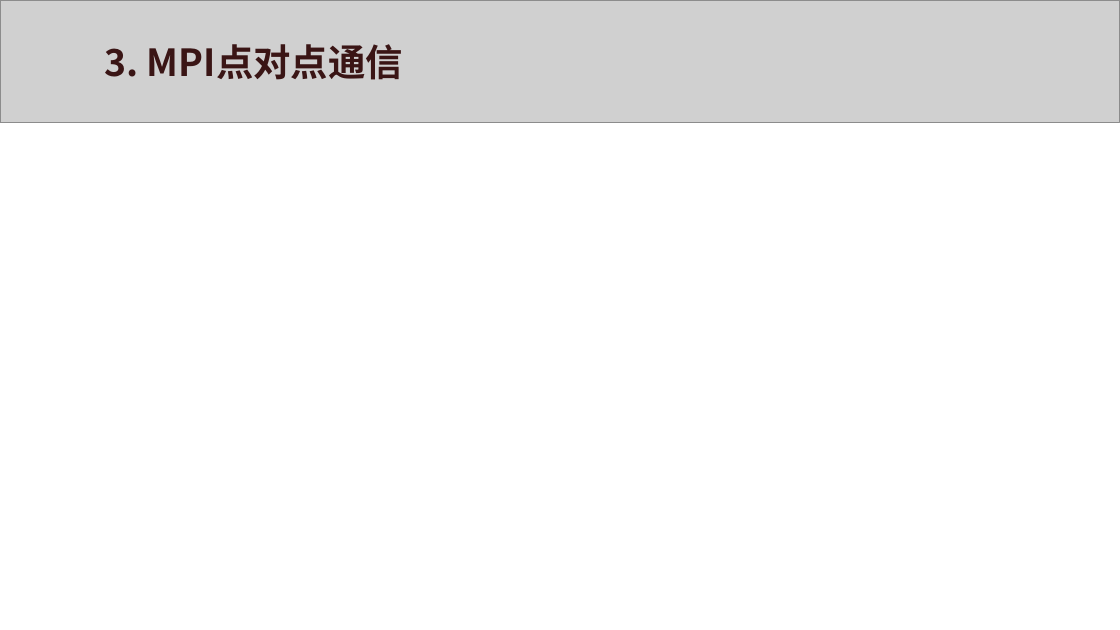
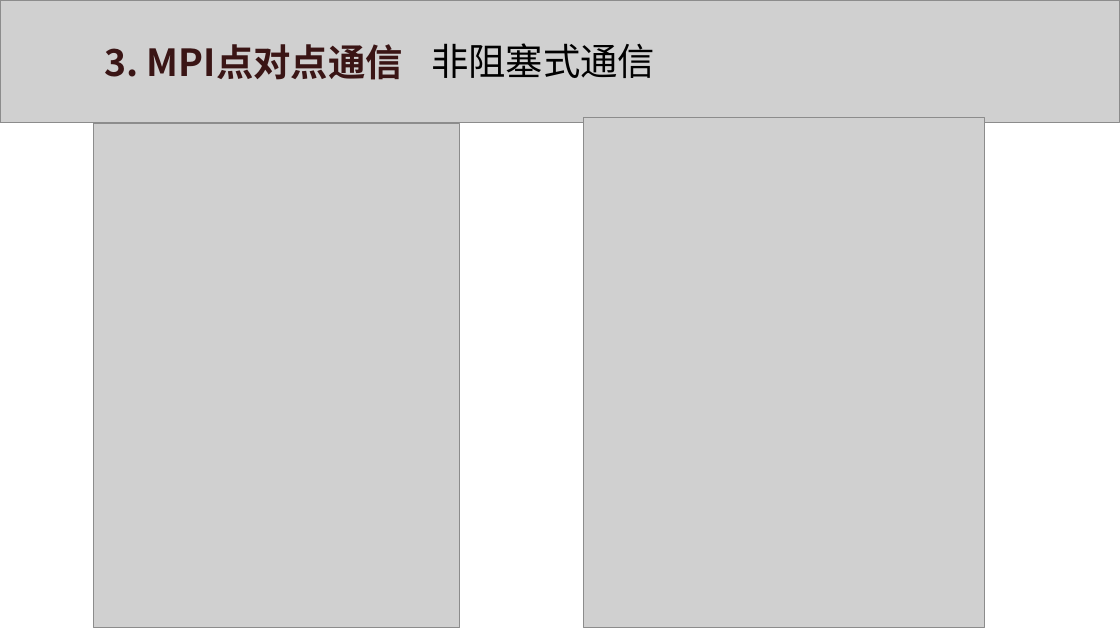
Before and after one commit to xws117/Bilibili-tutorial, a slide deck: slide 13 of MPI.pptx (slide 10 before the commit). Drawn at 1120x630 pixels with LibreOffice and Linux fonts; fonts in the diff are those of the drawing; grey boxes stand for pictures. Boxes give left, top, right and bottom in pixels: in the first picture for what was removed or moved away, otherwise in the second. Text is boxed around its words. In the diff, an @@ line names an element or a change of style, - is before the commit and + after.

```diff
--- a/MPI.pptx
+++ b/MPI.pptx
@@ text added at box(431, 43, 655, 78), 24 pt, text #000000 @@
+非阻塞式通信
@@ picture added at box(584, 118, 984, 627) @@
@@ picture added at box(93, 123, 459, 627) @@
```
Also in this commit, not shown: 3 other slides changed, 11 slides added, 7 slides removed.
